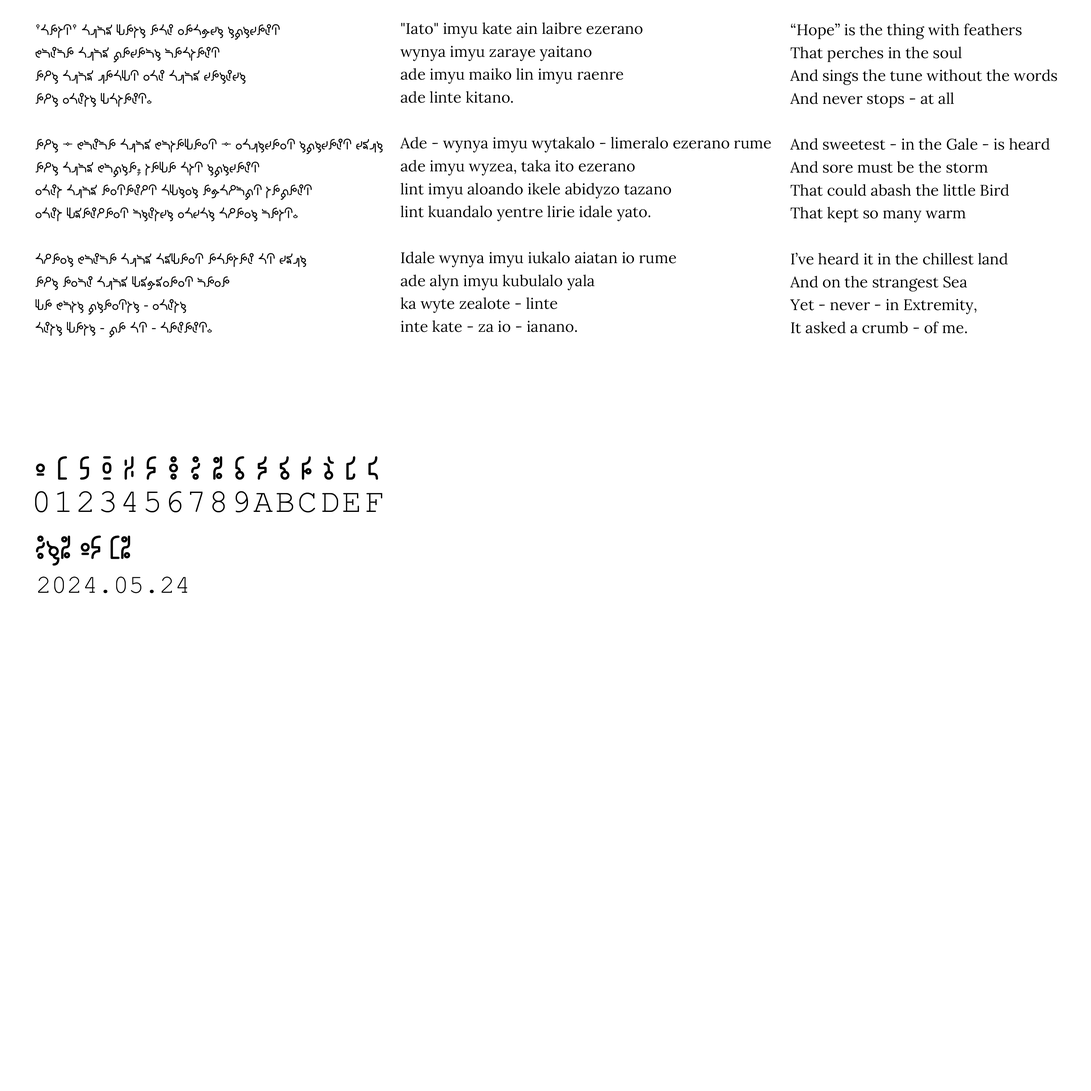
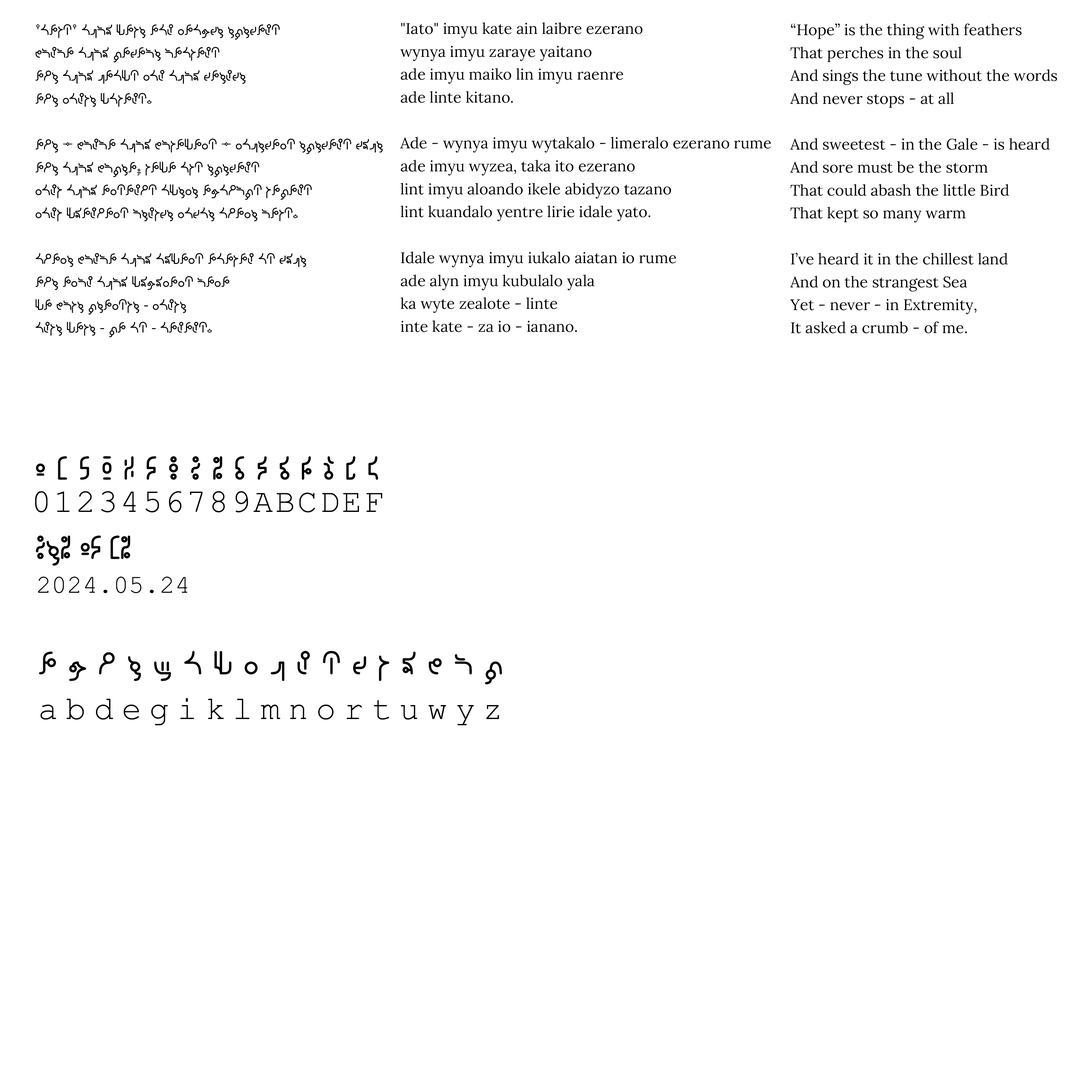
Comparing the layer stacks of the two 1091×1091 images. Changes:
added layer "abdegiklmnortuwyz" (1st of 2) above "abdegiklmnortuwyz" over [40, 698, 500, 726]
added layer "abdegiklmnortuwyz" (2nd of 2) above "0123456789ABCDEF" over [38, 650, 503, 685]
